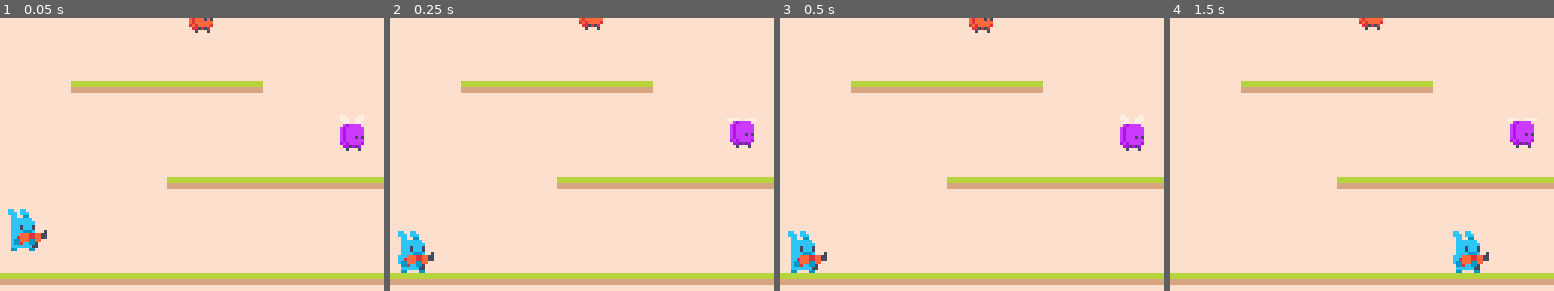
Above: before the commit, frames 1-4 (left to right).
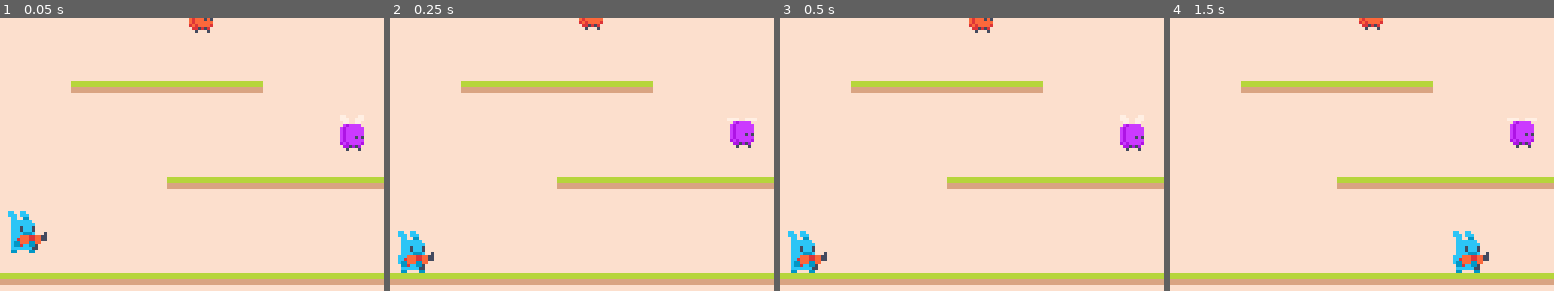
Above: after the commit, the same moments.

Repository: twe4ked/rotato
Game: Godot game, scene res://World.tscn
The game is run twice, just before and just after one commit, with the same random seed, the same clock (stepped at 60 frames per second) and the same inputs.
Inputs:
- Up to frame 1 (0.05 s): no input
- Up to frame 2 (0.25 s): no input
- Up to frame 3 (0.5 s): no input
- Up to frame 4 (1.5 s): tap Enter (ui_accept) at 0.5, 0.77 s; hold Right (ui_right) from 0.53 s (still down)
The pictures show only the part of the screen within x 3-53%, y 50-100%; the shares and areas given below are measured in that part.

The runs differ from the first frame. In frame 1, 0.3% of the frame differs, in the area x 2-13%, y 69-87%; in frame 2, nothing differs; in frame 3, nothing differs; in frame 4, nothing differs.

Commit message:
Improve jump physics

Diff:
--- a/Player.gd
+++ b/Player.gd
@@ -3,9 +3,14 @@
 export var acceleration = 20
 export var max_speed = 100
 export var friction = 100
-export var gravity = 10
-export var max_fall_speed = 100
-export var jump_force = 100
+
+export var jump_height: float = 40
+export var jump_time_to_peak: float = 0.4
+export var jump_time_to_descent: float = 0.3
+
+onready var jump_velocity: float = ((2.0 * jump_height) / jump_time_to_peak) * -1.0
+onready var jump_gravity: float = ((-2.0 * jump_height) / (jump_time_to_peak * jump_time_to_peak)) * -1.0
+onready var fall_gravity: float = ((-2.0 * jump_height) / (jump_time_to_descent * jump_time_to_descent)) * -1.0
 
 var velocity = Vector2.ZERO
 var facing = Facing.Right
@@ -94,16 +99,24 @@
 	else:
 		velocity.x = move_toward(velocity.x, 0, friction)
 
-	velocity.y += gravity * delta
-	if velocity.y > max_fall_speed:
-		velocity.y = max_fall_speed
+	velocity.y += get_gravity() * delta
 
 	if is_on_floor() && Input.is_action_just_pressed("ui_up"):
-		velocity.y = -jump_force
+		velocity.y = jump_velocity
 
 	sprite.flip_h = facing == Facing.Left
 
 	velocity = move_and_slide(velocity, Vector2.UP)
+
+func get_gravity() -> float:
+	if velocity.y < 0.0:
+		if Input.is_action_pressed("ui_up"):
+			return jump_gravity
+		else:
+			# TODO: This multiplier is hard to get right
+			return jump_gravity * 4.0
+	else:
+		return fall_gravity
 
 func spawn_projectile():
 	var projectile = Projectile.instance()
--- a/World.tscn
+++ b/World.tscn
@@ -312,8 +312,6 @@
 __meta__ = {
 "_edit_group_": true
 }
-gravity = 500
-jump_force = 200
 
 [node name="AnimatedSprite" type="AnimatedSprite" parent="Player"]
 frames = SubResource( 4 )
